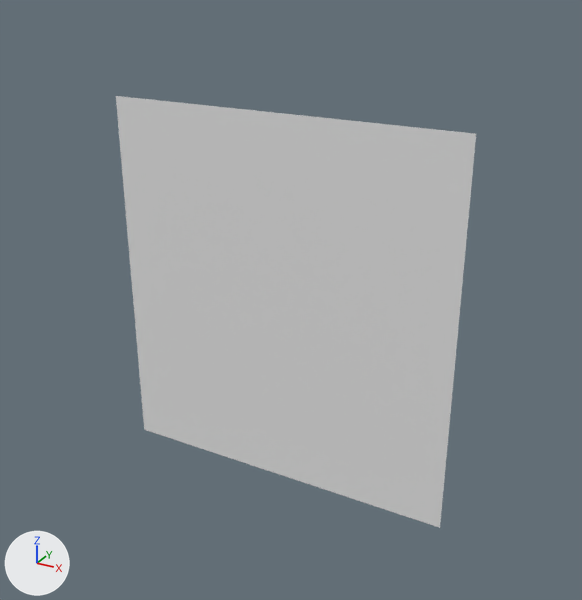
What one commit did to the OBJ model Assets/Tiled2Unity/Meshes/Boss.obj.
One viewpoint serves both versions: a 50 mm camera at (-696.0, -4414.0, -935.0) aimed at (-3184.0, 110.0, -3196.0). The lights are fixed; the arrows at lower left show +X, +Y and +Z. Where no turn or scale is listed for an object, it has been applied to the vertices.

The scene before the commit, as lines of its bpy script (objects in view):
```python
me_boss = bpy.data.meshes.new('Boss')
me_boss.from_pydata(...)  # 6966 vertices, 6800 faces; spans x -4512.0..-1952.0, y 0.0, z -4608.0..-1888.0
ob_boss = bpy.data.objects.new('Boss', me_boss)
ob_boss.location = (0.0, 0.0, 0.0)
```
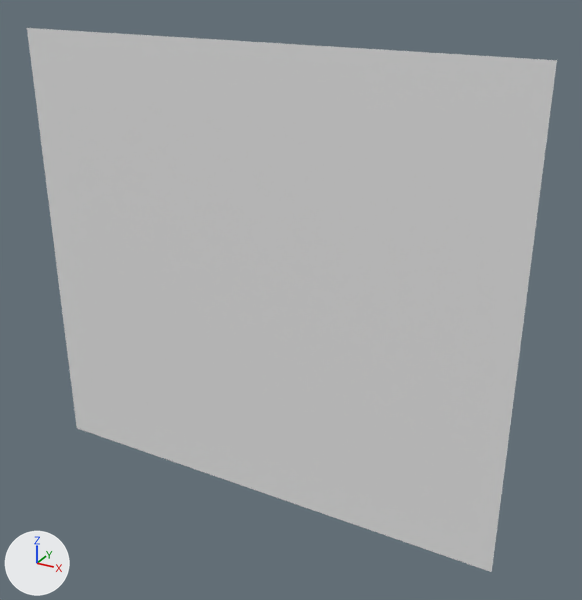
Commit message: Changes to boss room size

Where the change shows, as pixel boxes (x1, y1, x2, y2) in the pictures (582 x 600 px):
'Boss', reshaped (47% wider, 26% taller)
    before: (116, 96, 476, 528)
    after: (27, 28, 557, 572)
part 1 of me_boss, added
    after: (27, 28, 557, 572)

Diff of the bpy script that builds the scene:
```diff
--- a/Assets/Tiled2Unity/Meshes/Boss.obj.py
+++ b/Assets/Tiled2Unity/Meshes/Boss.obj.py
@@ me_boss @@
 # used by ob_boss; location = (0.0, 0.0, 0.0)
-me_boss.from_pydata(...)  # 6966 vertices, 6800 faces; spans x -4512.0..-1952.0, y 0.0, z -4608.0..-1888.0
+me_boss.from_pydata(...)  # 12402 vertices, 12180 faces; spans x -5280.0..-1568.0, y 0.0, z -4832.0..-1472.0
+# me_boss part 1: 5436 vertices added at x -5280.0..-1568.0, y 0.0, z -4832.0..-1472.0
```
